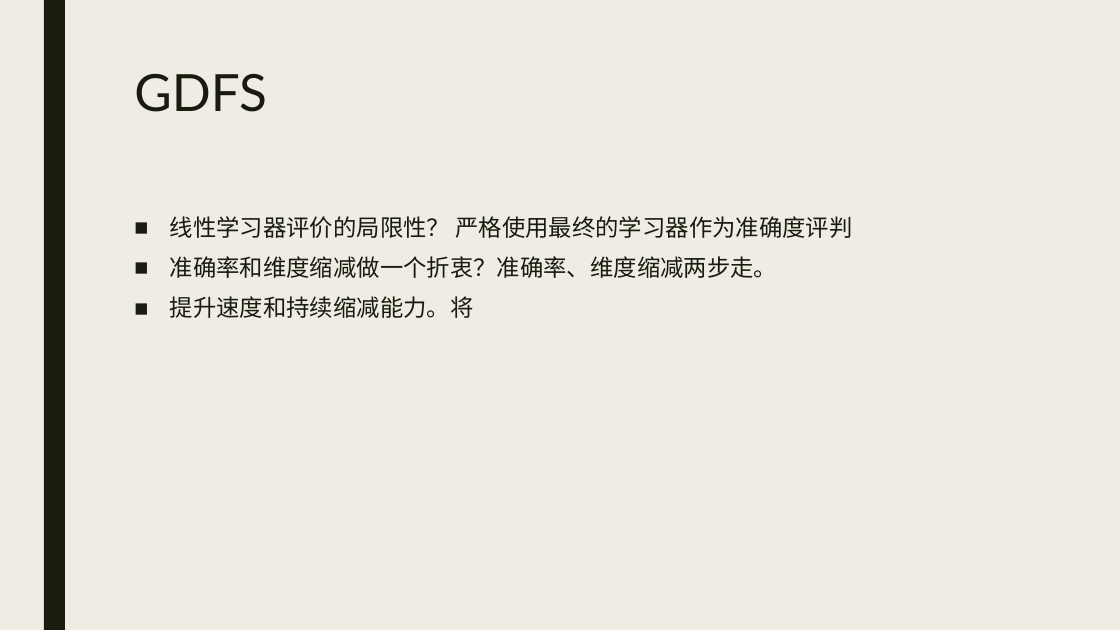
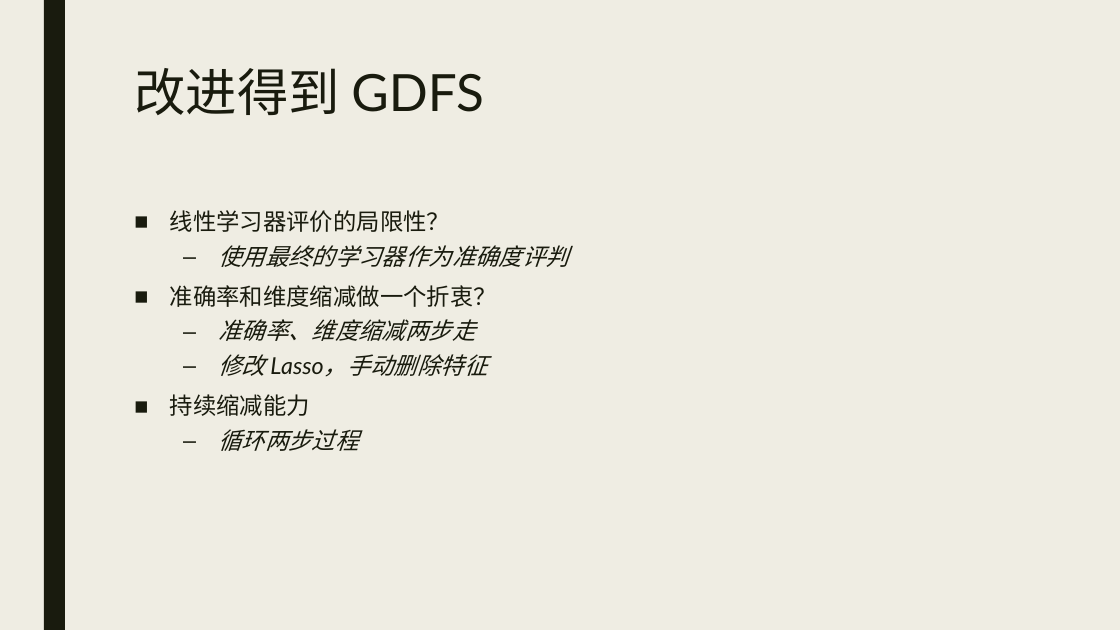
Before and after one commit to WNJXYK/JLU_FeatureSelection, a slide deck: slide 14 of Doc/Pre.pptx. Drawn at 1120x630 pixels with LibreOffice and Linux fonts; fonts in the diff are those of the drawing. Boxes give left, top, right and bottom in pixels: in the first picture for what was removed or moved away, otherwise in the second. Text is boxed around its words. In the diff, an @@ line names an element or a change of style, - is before the commit and + after.

```diff
--- a/Doc/Pre.pptx
+++ b/Doc/Pre.pptx
@@ title at bbox=[134, 68, 484, 115]: text changed @@
-GDFS
+改进得到 GDFS
@@ text at bbox=[170, 210, 569, 451]: text changed; italic on @@
-■ 线性学习器评价的局限性？ 严格使用最终的学习器作为准确度评判
-■ 准确率和维度缩减做一个折衷？准确率、维度缩减两步走。
-■ 提升速度和持续缩减能力。将
+■ 线性学习器评价的局限性？
+  – 使用最终的学习器作为准确度评判
+■ 准确率和维度缩减做一个折衷？
+  – 准确率、维度缩减两步走
+  – 修改 Lasso，手动删除特征
+■ 持续缩减能力
+  – 循环两步过程
```
Also in this commit, not shown: 3 slides added, 1 other file.
